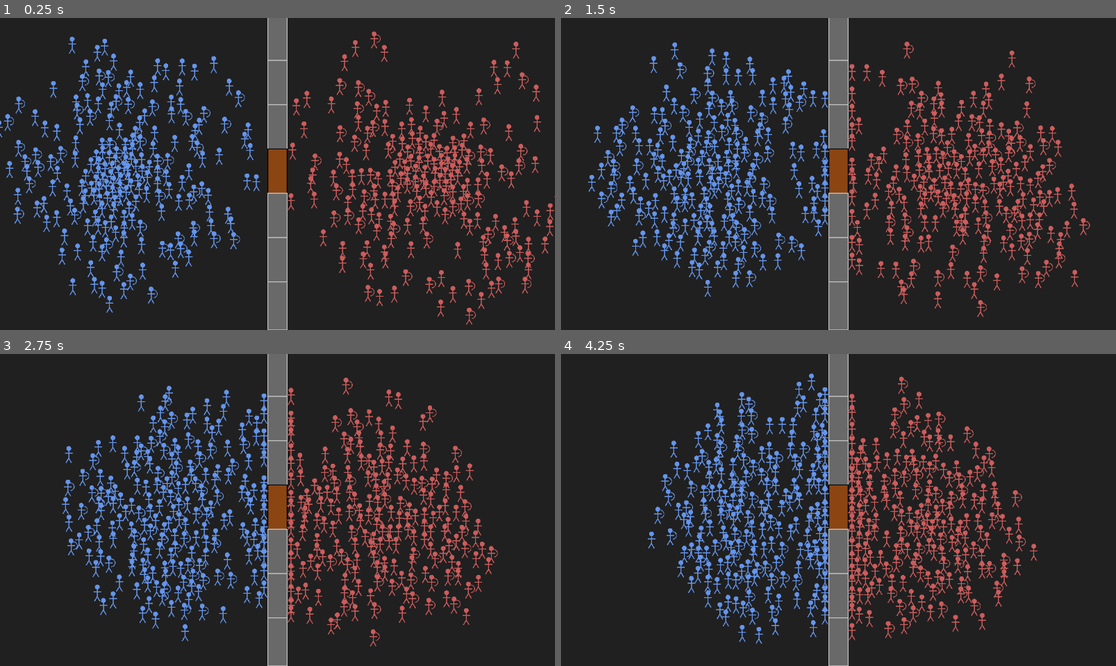
Above: before the commit, frames 1-4 (two rows, left to right).
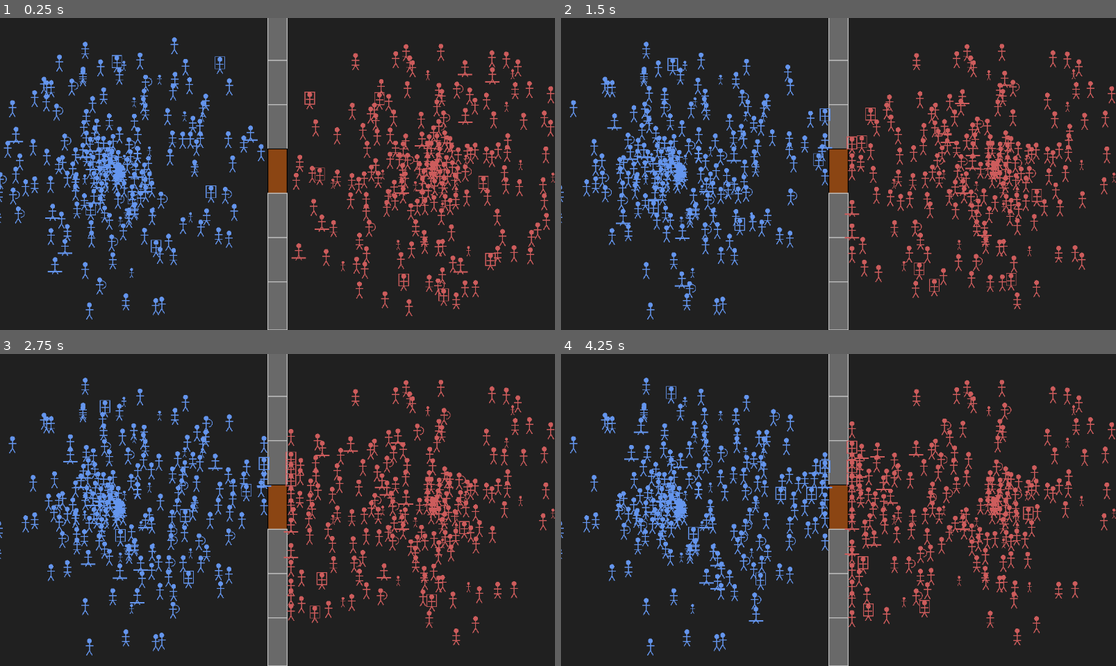
Above: after the commit, the same moments.

Repository: iss0wind-art/1st_game
Game: Godot game, scene res://scenes/Main.tscn
The game is run twice, just before and just after one commit, with the same random seed, the same clock (stepped at 60 frames per second) and the same inputs.
Inputs:
- Up to frame 1 (0.25 s): no input
- Up to frame 2 (1.5 s): no input
- Up to frame 3 (2.75 s): no input
- Up to frame 4 (4.25 s): no input

The runs differ from the first frame. In frame 1, 19% of the frame differs, in the area x 0-100%, y 4-99%; in frame 2, 20%, in the area x 0-100%, y 7-97%; in frame 3, 20%; in frame 4, 20%.

Commit message:
feat: implement diverse unit classes, citizen types, aging, and rage system

Diff:
--- a/새-게임-프로젝트/scripts/Spawner.gd
+++ b/새-게임-프로젝트/scripts/Spawner.gd
@@ -1,14 +1,14 @@
 extends Node2D
 
 @export var unit_scene: PackedScene
-@export var siege_wall_scene: PackedScene # 새 성벽 씬
+@export var siege_wall_scene: PackedScene
 @export var player_spawn_center: Vector2 = Vector2(250, 324)
 @export var enemy_spawn_center: Vector2 = Vector2(900, 324)
 @export var spawn_radius: float = 300.0
 @export var unit_count_per_team: int = 200
 
 func _ready():
-	print("Spawner: Starting to spawn units and walls...")
+	print("Spawner: Starting to spawn diverse units and walls...")
 	spawn_siege_walls()
 	spawn_units(0, player_spawn_center, "players")
 	spawn_units(1, enemy_spawn_center, "enemies")
@@ -22,7 +22,7 @@
 	for i in range(wall_count):
 		var wall = siege_wall_scene.instantiate()
 		wall.global_position = Vector2(576, i * spacing + spacing/2)
-		if i == 3: # 중앙은 성문(Gate)으로 설정
+		if i == 3:
 			wall.is_gate = true
 		add_child(wall)
 
@@ -32,13 +32,27 @@
 		unit.team = team
 		unit.add_to_group(group_name)
 
-		# 70% 검사, 30% 궁수 비율로 생성
-		if randf() > 0.7:
-			unit.unit_class = 1 # Archer
-		else:
-			unit.unit_class = 0 # Swordman
+		# 유닛 비율 설정
+		var roll = randf()
+		if roll < 0.3: # 30% 전투병 (Sword, Spear, Archer)
+			var combat_roll = randf()
+			if combat_roll < 0.4: unit.unit_class = 0 # Sword
+			elif combat_roll < 0.7: unit.unit_class = 1 # Spear
+			else: unit.unit_class = 2 # Archer
+		elif roll < 0.4: # 10% 기병/기사/성직자
+			var elite_roll = randf()
+			if elite_roll < 0.4: unit.unit_class = 3 # Cavalry
+			elif elite_roll < 0.7: unit.unit_class = 4 # Knight
+			else: unit.unit_class = 5 # Priest
+		else: # 60% 시민 (남, 여, 아이, 노인)
+			unit.unit_class = 6 # Citizen
+			var citizen_roll = randf()
+			if citizen_roll < 0.3: unit.citizen_type = 0 # Male
+			elif citizen_roll < 0.6: unit.citizen_type = 1 # Female
+			elif citizen_roll < 0.8: unit.citizen_type = 2 # Child
+			else: unit.citizen_type = 3 # Old
 
-		# 랜덤한 위치에 배치
+		# 랜덤 위치 배치
 		var angle = randf() * 2.0 * PI
 		var dist = randf() * spawn_radius
 		var spawn_pos = center + Vector2(cos(angle), sin(angle)) * dist
--- a/새-게임-프로젝트/scripts/Unit.gd
+++ b/새-게임-프로젝트/scripts/Unit.gd
@@ -1,46 +1,66 @@
 extends CharacterBody2D
 
-enum UnitClass { SWORDMAN, ARCHER }
+enum UnitClass { SWORDMAN, SPEARMAN, ARCHER, CAVALRY, KNIGHT, PRIEST, CITIZEN, SIEGE }
+enum CitizenType { MALE, FEMALE, CHILD, OLD }
 
 @export var unit_class: UnitClass = UnitClass.SWORDMAN
-@export var speed: float = 100.0
-@export var health: float = 100.0
-@export var attack_range: float = 20.0
-@export var damage: float = 10.0
+@export var citizen_type: CitizenType = CitizenType.MALE
 @export var team: int = 0 # 0 for Player, 1 for Enemy
 
+# 기본 속성
+var speed: float = 100.0
+var health: float = 100.0
+var attack_range: float = 20.0
+var damage: float = 10.0
+var attack_cooldown: float = 1.0
+
+# 상태 및 타이머
 var target: Node2D = null
 var color: Color = Color.WHITE
 var attack_timer: float = 0.0
-var attack_cooldown: float = 1.0
-
-# 최적화용 변수
 var ai_update_timer: float = 0.0
-var ai_update_interval: float = 0.2 # 0.2초마다 AI 갱신
+var ai_update_interval: float = 0.2
+var aging_timer: float = 30.0 # 아이가 어른이 되는 시간 (30초)
+var rage_timer: float = 0.0 # 분노 버프 지속 시간
+
+# 최적화
+var cached_separation: Vector2 = Vector2.ZERO
 
 func _ready():
-	# AI 업데이트 주기를 랜덤하게 분산 (중요!)
 	ai_update_timer = randf() * ai_update_interval
+	setup_class_stats()
 
 	if team == 0:
 		color = Color.CORNFLOWER_BLUE
 	else:
 		color = Color.INDIAN_RED
 
-	# 병종별 속성 설정
+	# 아이 유닛의 경우 크기를 작게 (임시)
+	if unit_class == UnitClass.CITIZEN and citizen_type == CitizenType.CHILD:
+		scale = Vector2(0.6, 0.6)
+
+func setup_class_stats():
 	match unit_class:
 		UnitClass.SWORDMAN:
-			speed = 120.0
-			attack_range = 25.0
-			damage = 15.0
+			speed = 120.0; attack_range = 25.0; damage = 15.0; health = 100.0
+		UnitClass.SPEARMAN:
+			speed = 100.0; attack_range = 45.0; damage = 12.0; health = 110.0
 		UnitClass.ARCHER:
-			speed = 90.0
-			attack_range = 250.0
-			damage = 8.0
-			attack_cooldown = 1.5
+			speed = 90.0; attack_range = 250.0; damage = 8.0; health = 80.0; attack_cooldown = 1.5
+		UnitClass.CAVALRY:
+			speed = 220.0; attack_range = 35.0; damage = 20.0; health = 150.0; attack_cooldown = 1.2
+		UnitClass.KNIGHT:
+			speed = 130.0; attack_range = 30.0; damage = 25.0; health = 200.0; attack_cooldown = 0.8
+		UnitClass.PRIEST:
+			speed = 100.0; attack_range = 150.0; damage = -10.0; health = 80.0 # 데미지 음수는 힐
+		UnitClass.CITIZEN:
+			speed = 80.0; attack_range = 0.0; damage = 0.0; health = 50.0
+			if citizen_type == CitizenType.CHILD: health = 30.0
+		UnitClass.SIEGE:
+			speed = 40.0; attack_range = 300.0; damage = 50.0; health = 300.0; attack_cooldown = 3.0
 
 func _draw():
-	# 졸라맨 그리기
+	# 졸라맨 기본 그리기
 	var head_pos = Vector2(0, -15)
 	var body_top = Vector2(0, -10)
 	var body_bottom = Vector2(0, 5)
@@ -49,81 +69,108 @@
 	draw_circle(head_pos, 5, color)
 	# 몸통
 	draw_line(body_top, body_bottom, color, 2.0)
-	# 팔 (간단히)
+	# 팔
 	draw_line(Vector2(-8, -5), Vector2(8, -5), color, 2.0)
 	# 다리
 	draw_line(body_bottom, Vector2(-6, 15), color, 2.0)
 	draw_line(body_bottom, Vector2(6, 15), color, 2.0)
 
-	# 병종 표시 (무기 등)
-	if unit_class == UnitClass.ARCHER:
-		draw_arc(Vector2(5, -5), 8, -PI/2, PI/2, 8, color, 1.5) # 활 모양
+	# 병종별 시각적 구분 (임시)
+	match unit_class:
+		UnitClass.ARCHER:
+			draw_arc(Vector2(5, -5), 8, -PI/2, PI/2, 8, color, 1.5)
+		UnitClass.KNIGHT:
+			draw_rect(Rect2(-10, -20, 20, 25), color, false, 1.5) # 갑옷 느낌
+		UnitClass.CAVALRY:
+			draw_line(Vector2(-15, 10), Vector2(15, 10), color, 3.0) # 말 느낌
+		UnitClass.CITIZEN:
+			if citizen_type == CitizenType.FEMALE:
+				draw_line(Vector2(-8, 5), Vector2(8, 5), color, 1.5) # 치마 느낌
 
 func _physics_process(delta):
 	if health <= 0:
-		queue_free()
+		handle_death()
 		return
+
+	# 성장 시스템 (아이 -> 성인)
+	if unit_class == UnitClass.CITIZEN and citizen_type == CitizenType.CHILD:
+		aging_timer -= delta
+		if aging_timer <= 0:
+			grow_up()
+
+	# 분노 버프 처리
+	if rage_timer > 0:
+		rage_timer -= delta
+		# 버프 효과는 일시적으로 스피드/공격력 상승 (간단히 적용)
 
 	attack_timer -= delta
 	ai_update_timer -= delta
 
-	# AI 무거운 연산들은 일정 주기마다 처리
 	if ai_update_timer <= 0:
 		ai_update_timer = ai_update_interval
 		if target == null or not is_instance_valid(target):
 			find_closest_target()
-
-		# 분리 벡터 미리 계산 (이동 시 활용)
 		cached_separation = get_separation_vector()
 
 	if target:
 		var distance = global_position.distance_to(target.global_position)
 		var direction = (target.global_position - global_position).normalized()
 
-		# 캐싱된 분리 벡터 적용
+		# 분노 시 이속 증가
+		var current_speed = speed * (1.5 if rage_timer > 0 else 1.0)
+
+		# 분리 로직 적용
 		direction = (direction + cached_separation * 1.5).normalized()
 
 		if distance > attack_range:
-			velocity = direction * speed
+			velocity = direction * current_speed
 			move_and_slide()
 		else:
-			# 공격 중에도 살짝 비켜주기
-			velocity = cached_separation * (speed * 0.5)
+			velocity = cached_separation * (current_speed * 0.5)
 			move_and_slide()
-			if attack_timer <= 0:
+			if attack_timer <= 0 and attack_range > 0:
 				perform_attack()
-				attack_timer = attack_cooldown
-
-var cached_separation: Vector2 = Vector2.ZERO
-
-func get_separation_vector() -> Vector2:
-	var separation_vector = Vector2.ZERO
-	# 모든 유닛 대신 근처 그룹만 검색하는 것이 좋지만, 현재는 간단히 제한만 둠
-	var neighbors = get_tree().get_nodes_in_group("players" if team == 0 else "enemies")
-	var neighbor_count = 0
-
-	for neighbor in neighbors:
-		if neighbor == self: continue
-		var dist = global_position.distance_to(neighbor.global_position)
-		if dist < 25.0: # 범위를 약간 줄임
-			separation_vector += (global_position - neighbor.global_position).normalized() / (max(0.1, dist) / 25.0)
-			neighbor_count += 1
-			if neighbor_count > 3: break # 더 줄임
-
-	return separation_vector.normalized()
+				attack_timer = attack_cooldown * (0.7 if rage_timer > 0 else 1.0)
+
+func handle_death():
+	# 아이나 노인이 죽으면 주변 아군 분노 유발
+	if unit_class == UnitClass.CITIZEN and (citizen_type == CitizenType.CHILD or citizen_type == CitizenType.OLD):
+		trigger_rage_for_allies()
+
+	queue_free()
+
+func trigger_rage_for_allies():
+	var group = "players" if team == 0 else "enemies"
+	for ally in get_tree().get_nodes_in_group(group):
+		if ally.has_method("apply_rage"):
+			ally.apply_rage(10.0) # 10초간 분노
+
+func apply_rage(duration):
+	rage_timer = duration
+	print("Unit [", name, "] is ENRAGED!")
+
+func grow_up():
+	print("A child grew up into an adult!")
+	unit_class = UnitClass.CITIZEN
+	citizen_type = CitizenType.MALE if randf() > 0.5 else CitizenType.FEMALE
+	scale = Vector2(1.0, 1.0)
+	setup_class_stats()
+	queue_redraw()
 
 func perform_attack():
 	if not target or not is_instance_valid(target): return
 
-	if unit_class == UnitClass.SWORDMAN:
-		if target.has_method("take_damage"):
-			target.take_damage(damage)
-	elif unit_class == UnitClass.ARCHER:
-		# 화살 발사 시각화 대신 즉시 데미지 (나중에 투사체 추가)
-		if target.has_method("take_damage"):
-			target.take_damage(damage)
+	var final_damage = damage * (1.5 if rage_timer > 0 else 1.0)
+
+	if target.has_method("take_damage"):
+		target.take_damage(final_damage)
 
 func find_closest_target():
+	if unit_class == UnitClass.CITIZEN:
+		# 시민은 공격 타겟을 잡지 않음 (나중에 도망가는 로직 추가 가능)
+		target = null
+		return
+
 	var groups = ["enemies"] if team == 0 else ["players"]
 	var closest_dist = INF
 	var closest_target = null
@@ -135,7 +182,7 @@
 				closest_dist = dist
 				closest_target = member
 
-	# 적군(Team 1)의 경우, 플레이어 유닛이 없으면 성벽을 타겟으로 잡음
+	# 플레이어 유닛 없으면 성벽 공격
 	if team == 1 and closest_target == null:
 		for wall in get_tree().get_nodes_in_group("walls"):
 			var dist = global_position.distance_to(wall.global_position)
@@ -147,4 +194,18 @@
 
 func take_damage(amount):
 	health -= amount
-	# 데미지 입을 때 살짝 깜빡임 효과 등 추가 가능
+
+func get_separation_vector() -> Vector2:
+	var separation_vector = Vector2.ZERO
+	var neighbors = get_tree().get_nodes_in_group("players" if team == 0 else "enemies")
+	var neighbor_count = 0
+
+	for neighbor in neighbors:
+		if neighbor == self: continue
+		var dist = global_position.distance_to(neighbor.global_position)
+		if dist < 25.0:
+			separation_vector += (global_position - neighbor.global_position).normalized() / (max(0.1, dist) / 25.0)
+			neighbor_count += 1
+			if neighbor_count > 3: break
+
+	return separation_vector.normalized()
